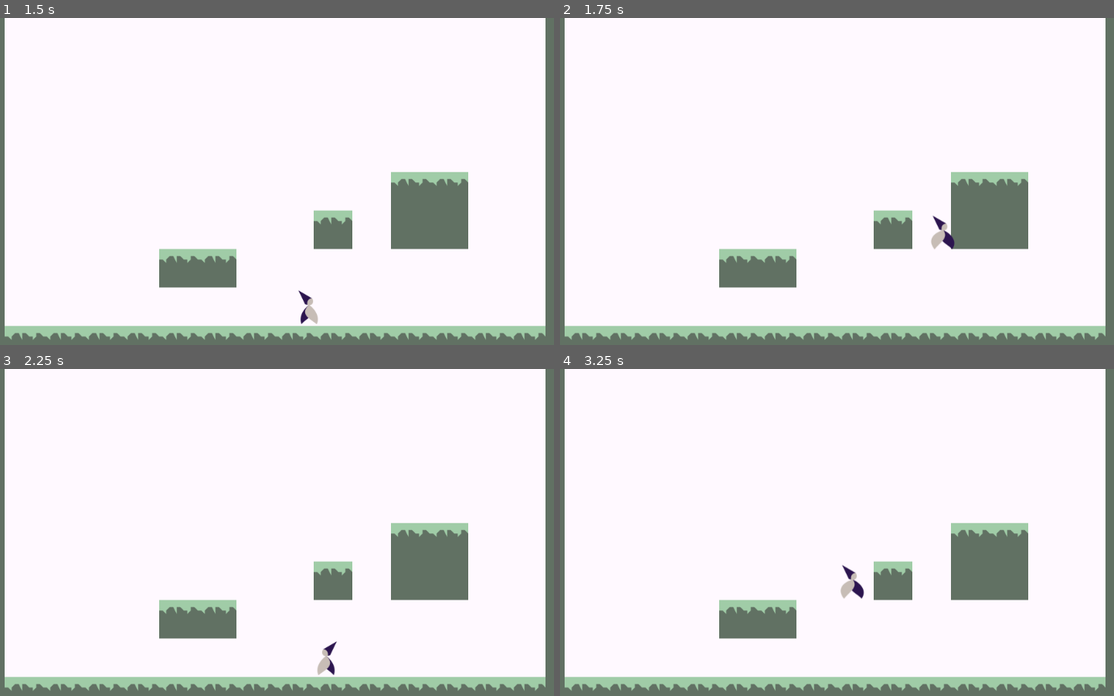
Above: before the commit, frames 1-4 (two rows, left to right).
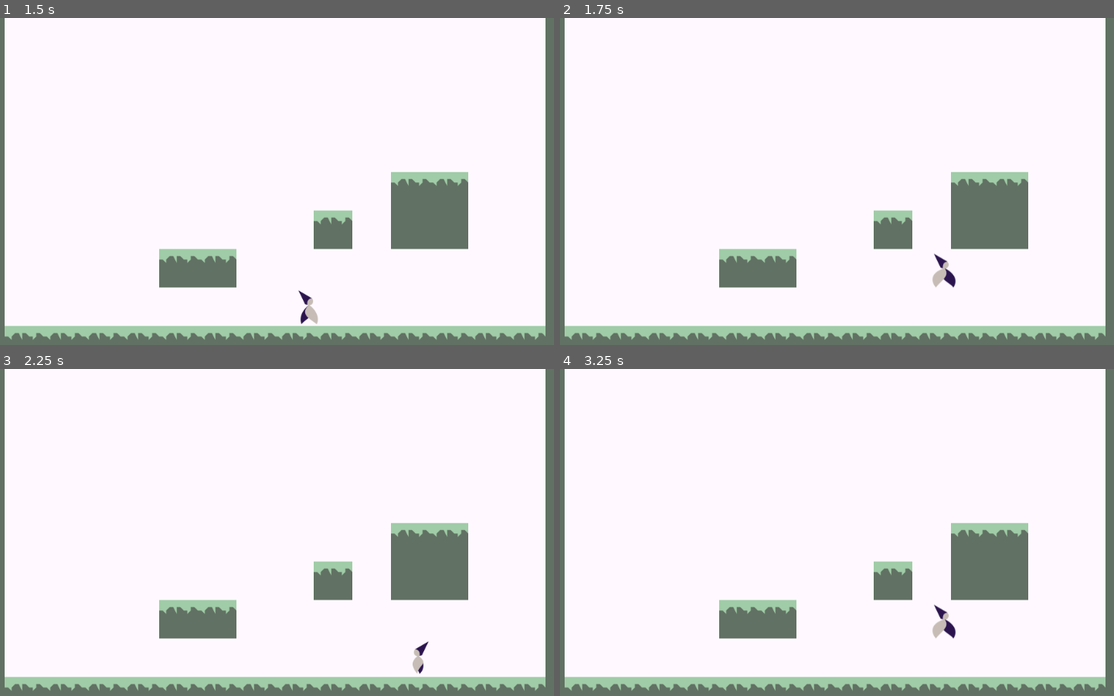
Above: after the commit, the same moments.

Repository: FalafelBeingOrg/test1
Game: Godot game, scene res://World.tscn
Two runs of this game, one before a commit and one after it. Both use one fixed random seed, a clock stepped at 60 frames per second and the inputs below.
Inputs:
- Up to frame 1 (1.5 s): hold D (move_right) from 0.53 s (still down); tap Space (jump) at 0.77 s
- Up to frame 2 (1.75 s): keep holding D (move_right); tap Space (jump) at 1.52 s
- Up to frame 3 (2.25 s): release D (move_right) at 2.03 s; hold A (move_left) from 2.03 s (still down)
- Up to frame 4 (3.25 s): release A (move_left) at 2.78 s; hold D (move_right) from 2.78 s (still down); tap Space (jump) at 3.02 s

Frame 1 is identical in both runs. In frame 2, 0.4% of the frame differs, in the area x 66-72%, y 60-83%; in frame 3, 0.3%; in frame 4, 0.5%, in the area x 50-72%, y 59-83%.

Commit message:
fixed headbanging momentum keep

Diff:
--- a/Test1Code/Player.gd
+++ b/Test1Code/Player.gd
@@ -20,6 +20,9 @@
 	move_and_slide(Vector2(move_dir * MOVE_SPEED, y_velo), Vector2(0, -1))
 
 	var grounded = is_on_floor()
+
+	if is_on_ceiling():
+		y_velo = 0
 
 	y_velo += GRAVITY
 	if grounded and Input.is_action_just_pressed("jump"):
